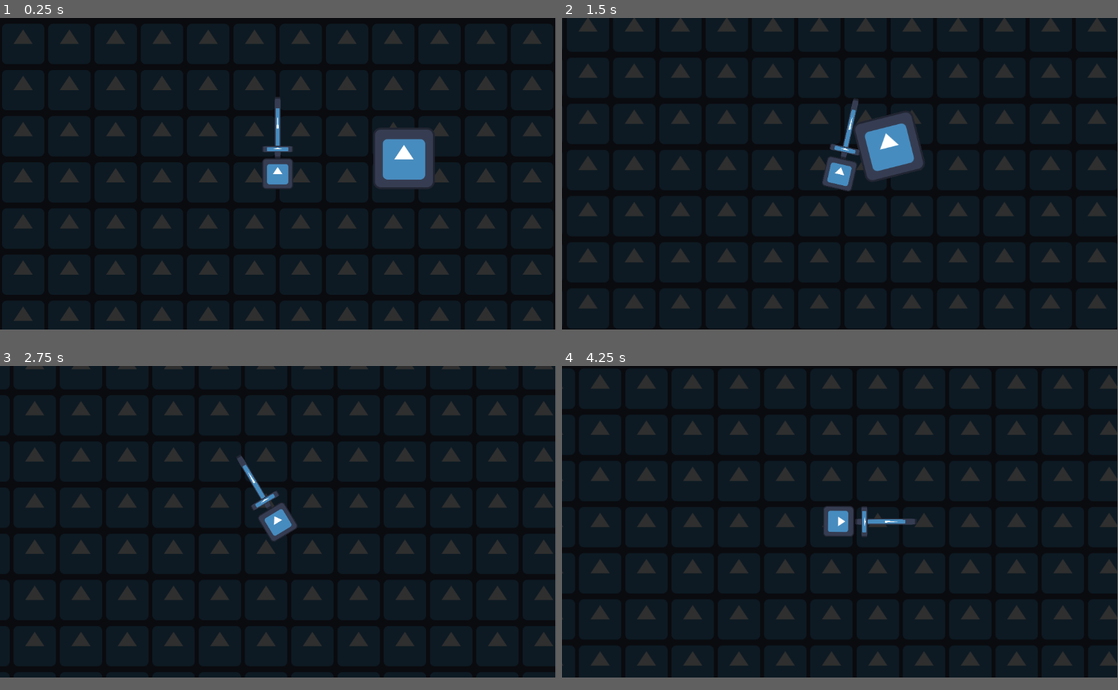
Above: before the commit, frames 1-4 (two rows, left to right).
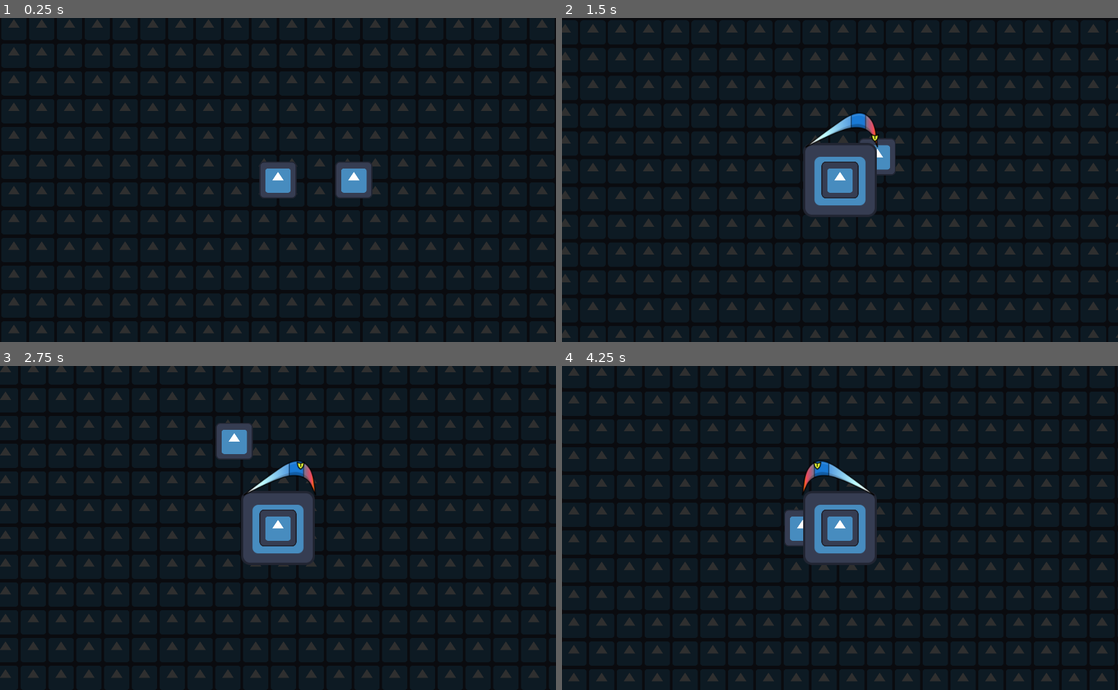
Above: after the commit, the same moments.

Repository: RockBottomGames/RocketSword
Game: Godot game, scene res://test_area.tscn
Two runs of this game, one before a commit and one after it. Both use one fixed random seed, a clock stepped at 60 frames per second and the inputs below. The engine's default icon, where the game draws it, is replaced by a stand-in: a white triangle on a blue panel in a dark square.
Inputs:
- Up to frame 1 (0.25 s): no input
- Up to frame 2 (1.5 s): tap Enter at 0.5 s; hold Right (ball_right, bound only before the commit) 0.53-1.28 s; hold Down (ball_down, bound only before the commit) from 1.28 s (still down)
- Up to frame 3 (2.75 s): release Down (ball_down, bound only before the commit) at 2.03 s; hold Right (ball_right, bound only before the commit) from 2.03 s (still down)
- Up to frame 4 (4.25 s): release Right (ball_right, bound only before the commit) at 2.78 s; hold Up (ball_up, bound only before the commit) 2.78-3.53 s; hold Left (ball_left, bound only before the commit) from 3.53 s (still down)
In our replay, the window is 799x449 before the commit and 800x467 after it. These sizes can differ from the game's own. Grey fills any space a smaller window leaves; there, only what the larger window draws over its background counts as a difference.

The runs differ from the first frame. In frame 1, 15% of the frame differs, in the area x 1-99%, y 0-98%; in frame 2, 15%, in the area x 0-100%, y 0-99%; in frame 3, 14%; in frame 4, 15%.

Commit message:
before testing updating player to rigid body

Diff:
--- /dev/null
+++ b/Objects/Characters/Player/player.gd
@@ -0,0 +1,119 @@
+extends CharacterBody2D
+
+@onready var swing_area: Area2D = %SwingArea
+@onready var swing_area_collision: CollisionShape2D = %SwingAreaCollision
+@onready var spin_meter: SpinMeter = %SpinMeter
+
+@export var run_speed = 400
+
+
+var _intended_direction: Vector2 = Vector2.ZERO
+var intended_direction: Vector2:
+	get:
+		return _intended_direction
+	set(value):
+		_intended_direction = value
+
+var _intended_spin_direction: int = 0
+var _right_spin_progress: float = 0.0
+var _left_spin_progress: float = 0.0
+
+var _spin_rate: float = 1
+var _med_spin_rate: float = _spin_rate
+var _slow_spin_rate: float = _spin_rate / 2.0
+var _spin_hill: float = 0.7 # 0.616
+
+func get_input():
+	var player_input_direction: Vector2 = Input.get_vector("player_left", "player_right", "player_up", "player_down")
+	intended_direction = player_input_direction
+
+	var player_input_swing_direction: float = Input.get_axis("swing_left", "swing_right")
+	if player_input_swing_direction <= -0.5:
+		_intended_spin_direction = -1
+	elif player_input_swing_direction >= 0.5:
+		_intended_spin_direction = 1
+	else:
+		_intended_spin_direction = 0
+
+func _reduce_right_progress(delta, rate):
+	if _right_spin_progress < 0.0:
+		_right_spin_progress = 0.0
+		return
+	if _right_spin_progress == 0.0:
+		return
+	_right_spin_progress = _compute_reduce_progress(_right_spin_progress, delta, rate)
+
+func _reduce_left_progress(delta, rate):
+	if _left_spin_progress < 0.0:
+		_left_spin_progress = 0.0
+		return
+	if _left_spin_progress == 0.0:
+		return
+	_left_spin_progress = _compute_reduce_progress(_left_spin_progress, delta, rate)
+
+func _compute_reduce_progress(progress, delta, rate) -> float:
+	return 0.0 if progress <= 0.0 else progress - (delta * rate)
+
+func _increase_right_progress(delta, rate):
+	_right_spin_progress = _compute_increase_progress(_right_spin_progress, delta, rate)
+
+func _increase_left_progress(delta, rate):
+	_left_spin_progress = _compute_increase_progress(_left_spin_progress, delta, rate)
+
+func _compute_increase_progress(progress, delta, rate) -> float:
+	return 0.0 if progress >= 1.0 else progress + (delta * rate)
+
+func handle_spin_calculations(delta):
+	if _intended_spin_direction > 0:
+		if _left_spin_progress > 0:
+			_reduce_left_progress(delta, _spin_rate)
+			return
+		_increase_right_progress(delta, _spin_rate)
+		return
+	if _intended_spin_direction < 0:
+		if _right_spin_progress > 0:
+			_reduce_right_progress(delta, _spin_rate)
+			return
+		_increase_left_progress(delta, _spin_rate)
+		return
+	if _left_spin_progress < _spin_hill:
+		_reduce_left_progress(delta, _slow_spin_rate)
+	else:
+		_increase_left_progress(delta, _med_spin_rate)
+	if _right_spin_progress < _spin_hill:
+		_reduce_right_progress(delta, _slow_spin_rate)
+	else:
+		_increase_right_progress(delta, _med_spin_rate)
+
+func _show_spin():
+	swing_area.show()
+	swing_area_collision.set_deferred("disabled", false)
+
+func _hide_spin():
+	swing_area.hide()
+	swing_area_collision.set_deferred("disabled", true)
+
+func _physics_process(delta):
+	get_input()
+	handle_spin_calculations(delta)
+	velocity = intended_direction.normalized() * run_speed
+	if _right_spin_progress > 0.0:
+		swing_area.scale.x = 1
+		spin_meter.progress_ratio = _right_spin_progress
+		_show_spin()
+	elif _left_spin_progress > 0.0:
+		swing_area.scale.x = -1
+		spin_meter.progress_ratio = _left_spin_progress
+		_show_spin()
+	else:
+		_hide_spin()
+	move_and_slide()
+
+# Called when the node enters the scene tree for the first time.
+func _ready() -> void:
+	_hide_spin()
+
+
+# Called every frame. 'delta' is the elapsed time since the previous frame.
+func _process(delta: float) -> void:
+	pass
--- /dev/null
+++ b/Objects/Characters/Player/player.tscn
@@ -0,0 +1,43 @@
+[gd_scene load_steps=6 format=3 uid="uid://c7n4uileuutv6"]
+
+[ext_resource type="Script" path="res://Objects/Characters/Player/player.gd" id="1_2hvgc"]
+[ext_resource type="Texture2D" uid="uid://bcvptmfc62vhh" path="res://icon.svg" id="1_we8j1"]
+[ext_resource type="PackedScene" uid="uid://yylkkcbvaxhb" path="res://Objects/SpinMeter/spin_meter.tscn" id="4_lfw23"]
+
+[sub_resource type="CircleShape2D" id="CircleShape2D_t57x3"]
+radius = 145.0
+
+[sub_resource type="CircleShape2D" id="CircleShape2D_kwo7t"]
+radius = 64.0
+
+[node name="Player" type="CharacterBody2D"]
+script = ExtResource("1_2hvgc")
+
+[node name="SwingArea" type="Area2D" parent="."]
+unique_name_in_owner = true
+collision_layer = 2
+collision_mask = 2
+
+[node name="Sprite2D" type="Sprite2D" parent="SwingArea"]
+scale = Vector2(2, 2)
+texture = ExtResource("1_we8j1")
+
+[node name="SwingAreaCollision" type="CollisionShape2D" parent="SwingArea"]
+unique_name_in_owner = true
+shape = SubResource("CircleShape2D_t57x3")
+disabled = true
+
+[node name="SpinMeter" parent="SwingArea" instance=ExtResource("4_lfw23")]
+unique_name_in_owner = true
+position = Vector2(1, -175)
+progress_ratio = 0.615
+
+[node name="Sprite2D" type="Sprite2D" parent="."]
+position = Vector2(0, -32)
+texture = ExtResource("1_we8j1")
+offset = Vector2(0, 32)
+
+[node name="Camera2D" type="Camera2D" parent="."]
+
+[node name="CollisionShape2D" type="CollisionShape2D" parent="."]
+shape = SubResource("CircleShape2D_kwo7t")
--- /dev/null
+++ b/Objects/SpinMeter/spin_meter.gd
@@ -0,0 +1,35 @@
+@tool
+extends Node2D
+class_name SpinMeter
+@onready var path_follow_2d: PathFollow2D = %PathFollow2D
+
+var _progress_ratio: float = 0.0
+@export var progress_ratio: float:
+	get:
+		return _progress_ratio
+	set(value):
+		_progress_ratio = value
+		_set_progress_ratio()
+
+func _set_progress_ratio() -> void:
+	if path_follow_2d != null:
+		path_follow_2d.progress_ratio = _smooth_path(_progress_ratio)
+
+
+func _smooth_path(old_path: float) -> float:
+	if old_path <= 0.0:
+		return 0.0
+	if old_path >= 1.0:
+		return 1.0
+	# Use this to skew the progress however makes sense, for now return input
+	return (3.9284 * pow(old_path - 0.5389, 3.0) + 0.616) * 0.65 + (0.35 * old_path)
+
+
+# Called when the node enters the scene tree for the first time.
+func _ready() -> void:
+	_set_progress_ratio()
+
+
+# Called every frame. 'delta' is the elapsed time since the previous frame.
+func _process(delta: float) -> void:
+	pass
--- /dev/null
+++ b/Objects/SpinMeter/spin_meter.tscn
@@ -0,0 +1,33 @@
+[gd_scene load_steps=5 format=3 uid="uid://yylkkcbvaxhb"]
+
+[ext_resource type="Texture2D" uid="uid://cj6utf1viot34" path="res://Objects/SpinMeter/Images/SpinMeterBar2.png" id="1_gvnlr"]
+[ext_resource type="Script" path="res://Objects/SpinMeter/spin_meter.gd" id="1_q8ylt"]
+[ext_resource type="Texture2D" uid="uid://c6vxw4a0gvj2i" path="res://Objects/SpinMeter/Images/SpinMeterMarker.png" id="2_csq6i"]
+
+[sub_resource type="Curve2D" id="Curve2D_8uhpa"]
+_data = {
+"points": PackedVector2Array(0, 0, 0, 0, -115, 59, 0, 0, 0, 0, -41, 9, 0, 0, 0, 0, -16, -7, 0, 0, 0, 0, 5, -21, 0, 0, 0, 0, 31, -35, 0, 0, 0, 0, 51, -42, 0, 0, 0, 0, 71, -43, 0, 0, 0, 0, 87, -37, 0, 0, 0, 0, 98, -25, 0, 0, 0, 0, 107, -11, 0, 0, 0, 0, 115, 10, 0, 0, 0, 0, 127, 59)
+}
+point_count = 12
+
+[node name="SpinMeter" type="Node2D"]
+script = ExtResource("1_q8ylt")
+
+[node name="Bar" type="Sprite2D" parent="."]
+position = Vector2(5, 1)
+texture = ExtResource("1_gvnlr")
+
+[node name="Path2D" type="Path2D" parent="."]
+curve = SubResource("Curve2D_8uhpa")
+
+[node name="PathFollow2D" type="PathFollow2D" parent="Path2D"]
+unique_name_in_owner = true
+position = Vector2(-115, 59)
+rotation = -0.594214
+rotates = false
+cubic_interp = false
+loop = false
+
+[node name="Marker" type="Sprite2D" parent="Path2D/PathFollow2D"]
+rotation = 0.593412
+texture = ExtResource("2_csq6i")
--- /dev/null
+++ b/Objects/Sword/sword.gd
@@ -0,0 +1,86 @@
+extends RigidBody2D
+class_name Sword
+
+@onready var instant_cooldown: Timer = %InstantCooldown
+@onready var sword_sprite: Sprite2D = %SwordSprite
+@onready var sheeth_sprite: Sprite2D = %SheethSprite
+@onready var sword_collision: CollisionShape2D = %SwordCollision
+
+var _is_swinging: bool = false
+var _swing_direction: Vector2 = Vector2.ZERO
+var _local_swing_direction: Vector2 = Vector2.ZERO
+var swing_speed: float = 200
+var instant_swing_speed: float = 80000
+var swing_input: float = 0.0
+var _is_full_swing_speed: bool = false
+
+func _input(event: InputEvent) -> void:
+	if !instant_cooldown.is_stopped():
+		return
+	if event.is_action_pressed("instant_swing_right"):
+		instant_cooldown.start()
+		instant_swing(-1.0)
+	if event.is_action_pressed("instant_swing_left"):
+		instant_cooldown.start()
+		instant_swing(1.0)
+	pass
+
+func get_input():
+	swing_input = Input.get_axis("swing_right", "swing_left")
+
+func _physics_process(delta):
+	var rot_speed = abs(angular_velocity)
+	print(rot_speed)
+	if !_is_full_swing_speed and rot_speed > 7.5:
+		collision_layer = 2
+		collision_mask = 2
+		sword_sprite.self_modulate = Color.ORANGE_RED
+		_is_full_swing_speed = true
+	elif _is_full_swing_speed and rot_speed <= 7.5:
+		collision_layer = 1
+		collision_mask = 1
+		sword_sprite.self_modulate = Color.WHITE
+		_is_full_swing_speed = false
+	get_input()
+	swing(swing_input)
+
+func instant_swing(direction: float):
+	# Exit early for deadzone values
+	if direction <= 0.5 and direction >= -0.5:
+		return
+	var impulse: Vector2 = Vector2(direction, 0)
+
+	var global_impulse = to_global(Vector2.ZERO) - to_global(impulse)
+	apply_central_impulse(global_impulse * swing_speed)
+
+func swing(direction: float):
+	# Exit early for deadzone values
+	var normalized_direction = Vector2.ZERO
+	if direction <= 0.5 and direction >= -0.5:
+		_is_swinging = false
+		_local_swing_direction = normalized_direction
+		return
+
+	# If swinging left
+	if direction < 0:
+		_is_swinging = true
+		normalized_direction.x = -1
+	# If swinging right
+	else:
+		_is_swinging = true
+		normalized_direction.x = 1
+	# If swinging left
+	# swing_direction = to_global(Vector2.ZERO) - to_global(normalized_direction)
+	_local_swing_direction = normalized_direction
+
+# Called when the node enters the scene tree for the first time.
+func _ready() -> void:
+	pass # Replace with function body.
+
+
+# Called every frame. 'delta' is the elapsed time since the previous frame.
+func _process(delta: float) -> void:
+	if _is_swinging:
+		_swing_direction = to_global(Vector2.ZERO) - to_global(_local_swing_direction)
+		apply_force(_swing_direction * swing_speed)
+	pass
--- /dev/null
+++ b/Objects/Sword/sword.tscn
@@ -0,0 +1,35 @@
+[gd_scene load_steps=4 format=3 uid="uid://bhmd3oi2e6g5m"]
+
+[ext_resource type="Texture2D" uid="uid://bcvptmfc62vhh" path="res://icon.svg" id="1_8c7ns"]
+[ext_resource type="Script" path="res://Objects/Sword/sword.gd" id="1_wqedf"]
+
+[sub_resource type="RectangleShape2D" id="RectangleShape2D_ybcfw"]
+size = Vector2(14, 169)
+
+[node name="Sword" type="RigidBody2D"]
+mass = 0.5
+script = ExtResource("1_wqedf")
+
+[node name="SwordSprite" type="Sprite2D" parent="."]
+unique_name_in_owner = true
+position = Vector2(0, 117)
+scale = Vector2(0.1, 1)
+texture = ExtResource("1_8c7ns")
+offset = Vector2(0, -64)
+
+[node name="SheethSprite" type="Sprite2D" parent="."]
+unique_name_in_owner = true
+position = Vector2(0, 117)
+scale = Vector2(0.5, 0.1)
+texture = ExtResource("1_8c7ns")
+offset = Vector2(0, -192)
+
+[node name="SwordCollision" type="CollisionShape2D" parent="."]
+unique_name_in_owner = true
+position = Vector2(0, 73.5)
+shape = SubResource("RectangleShape2D_ybcfw")
+
+[node name="InstantCooldown" type="Timer" parent="."]
+unique_name_in_owner = true
+wait_time = 0.5
+one_shot = true
--- a/project.godot
+++ b/project.godot
@@ -14,6 +14,14 @@
 run/main_scene="res://test_area.tscn"
 config/features=PackedStringArray("4.3", "GL Compatibility")
 config/icon="res://icon.svg"
+
+[display]
+
+window/size/viewport_width=960
+window/size/viewport_height=560
+window/stretch/mode="canvas_items"
+window/stretch/aspect="expand"
+window/stretch/scale=0.5
 
 [dotnet]
 
@@ -53,58 +61,42 @@
 , Object(InputEventKey,"resource_local_to_scene":false,"resource_name":"","device":-1,"window_id":0,"alt_pressed":false …(183 unchanged characters)…
 ]
 }
-char_up={
+player_up={
 "deadzone": 0.5,
-"events": [Object(InputEventKey,"resource_local_to_scene":fa …(140 unchanged characters)… d":false,"keycode":0,"physical_keycode":87,"key_label":0,"unicode":119,"location":0,"echo":false,"script":null)
-, Object(InputEventKey,"resource_local_to_scene":false,"reso …(131 unchanged characters)… d":false,"keycode":0,"physical_keycode":4194320,"key_label":0,"unicode":0,"location":0,"echo":false,"script":null)
+"events": [Object(InputEventKey,"resource_local_to_scene":fa …(140 unchanged characters)… d":false,"keycode":0,"physical_keycode":4194320,"key_label":0,"unicode":0,"location":0,"echo":false,"script":null)
+, Object(InputEventKey,"resource_local_to_scene":false,"reso …(131 unchanged characters)… d":false,"keycode":0,"physical_keycode":87,"key_label":0,"unicode":119,"location":0,"echo":false,"script":null)
 ]
 }
-char_down={
+player_down={
 "deadzone": 0.5,
-"events": [Object(InputEventKey,"resource_local_to_scene":fa …(140 unchanged characters)… d":false,"keycode":0,"physical_keycode":83,"key_label":0,"unicode":115,"location":0,"echo":false,"script":null)
-, Object(InputEventKey,"resource_local_to_scene":false,"reso …(131 unchanged characters)… d":false,"keycode":0,"physical_keycode":4194322,"key_label":0,"unicode":0,"location":0,"echo":false,"script":null)
+"events": [Object(InputEventKey,"resource_local_to_scene":fa …(140 unchanged characters)… d":false,"keycode":0,"physical_keycode":4194322,"key_label":0,"unicode":0,"location":0,"echo":false,"script":null)
+, Object(InputEventKey,"resource_local_to_scene":false,"reso …(131 unchanged characters)… d":false,"keycode":0,"physical_keycode":83,"key_label":0,"unicode":115,"location":0,"echo":false,"script":null)
 ]
 }
-char_left={
+player_left={
 "deadzone": 0.5,
-"events": [Object(InputEventKey,"resource_local_to_scene":fa …(140 unchanged characters)… d":false,"keycode":0,"physical_keycode":65,"key_label":0,"unicode":97,"location":0,"echo":false,"script":null)
+"events": [Object(InputEventKey,"resource_local_to_scene":fa …(140 unchanged characters)… d":false,"keycode":0,"physical_keycode":4194319,"key_label":0,"unicode":0,"location":0,"echo":false,"script":null)
+, Object(InputEventKey,"resource_local_to_scene":false,"resource_name":"","device":-1,"window_id":0,"alt_pressed":false,"shift_pressed":false,"ctrl_pressed":false,"meta_pressed":false,"pressed":false,"keycode":0,"physical_keycode":65,"key_label":0,"unicode":97,"location":0,"echo":false,"script":null)
+]
+}
+player_right={
+"deadzone": 0.5,
+"events": [Object(InputEventKey,"resource_local_to_scene":false,"resource_name":"","device":-1,"window_id":0,"alt_pressed":false,"shift_pressed":false,"ctrl_pressed":false,"meta_pressed":false,"pressed":false,"keycode":0,"physical_keycode":4194321,"key_label":0,"unicode":0,"location":0,"echo":false,"script":null)
+, Object(InputEventKey,"resource_local_to_scene":false,"resource_name":"","device":-1,"window_id":0,"alt_pressed":false,"shift_pressed":false,"ctrl_pressed":false,"meta_pressed":false,"pressed":false,"keycode":0,"physical_keycode":68,"key_label":0,"unicode":100,"location":0,"echo":false,"script":null)
+]
+}
+swing_left={
+"deadzone": 0.5,
+"events": [Object(InputEventKey,"resource_local_to_scene":false,"resource_name":"","device":-1,"window_id":0,"alt_pressed":false,"shift_pressed":false,"ctrl_pressed":false,"meta_pressed":false,"pressed":false,"keycode":0,"physical_keycode":81,"key_label":0,"unicode":113,"location":0,"echo":false,"script":null)
+, Object(InputEventMouseButton,"resource_local_to_scene":false,"resource_name":"","device":-1,"window_id":0,"alt_pressed":false,"shift_pressed":false,"ctrl_pressed":false,"meta_pressed":false,"button_mask":1,"position":Vector2(179, 10),"global_position":Vector2(188, 56),"factor":1.0,"button_index":1,"canceled":false,"pressed":true,"double_click":false,"script":null)
 , Object(InputEventKey,"resource_local_to_scene":false,"resource_name":"","device":-1,"window_id":0,"alt_pressed":false …(186 unchanged characters)…
 ]
 }
-char_right={
-"deadzone": 0.5,
-"events": [Object(InputEventKey,"resource_local_to_scene":false,"resource_name":"","device":-1,"window_id":0,"alt_pressed":false,"shift_pressed":false,"ctrl_pressed":false,"meta_pressed":false,"pressed":false,"keycode":0,"physical_keycode":68,"key_label":0,"unicode":100,"location":0,"echo":false,"script":null)
-, Object(InputEventKey,"resource_local_to_scene":false,"resource_name":"","device":-1,"window_id":0,"alt_pressed":false,"shift_pressed":false,"ctrl_pressed":false,"meta_pressed":false,"pressed":false,"keycode":0,"physical_keycode":4194321,"key_label":0,"unicode":0,"location":0,"echo":false,"script":null)
-]
-}
-ball_up={
-"deadzone": 0.5,
-"events": [Object(InputEventKey,"resource_local_to_scene":false,"resource_name":"","device":-1,"window_id":0,"alt_pressed":false,"shift_pressed":false,"ctrl_pressed":false,"meta_pressed":false,"pressed":false,"keycode":0,"physical_keycode":4194320,"key_label":0,"unicode":0,"location":0,"echo":false,"script":null)
-]
-}
-ball_down={
-"deadzone": 0.5,
-"events": [Object(InputEventKey,"resource_local_to_scene":false,"resource_name":"","device":-1,"window_id":0,"alt_pressed":false,"shift_pressed":false,"ctrl_pressed":false,"meta_pressed":false,"pressed":false,"keycode":0,"physical_keycode":4194322,"key_label":0,"unicode":0,"location":0,"echo":false,"script":null)
-]
-}
-ball_left={
-"deadzone": 0.5,
-"events": [Object(InputEventKey,"resource_local_to_scene":false,"resource_name":"","device":-1,"window_id":0,"alt_pressed":false,"shift_pressed":false,"ctrl_pressed":false,"meta_pressed":false,"pressed":false,"keycode":0,"physical_keycode":4194319,"key_label":0,"unicode":0,"location":0,"echo":false,"script":null)
-]
-}
-ball_right={
-"deadzone": 0.5,
-"events": [Object(InputEventKey,"resource_local_to_scene":false,"resource_name":"","device":-1,"window_id":0,"alt_pressed":false,"shift_pressed":false,"ctrl_pressed":false,"meta_pressed":false,"pressed":false,"keycode":0,"physical_keycode":4194321,"key_label":0,"unicode":0,"location":0,"echo":false,"script":null)
-]
-}
-char_rotate_left={
-"deadzone": 0.5,
-"events": [Object(InputEventKey,"resource_local_to_scene":false,"resource_name":"","device":-1,"window_id":0,"alt_pressed":false,"shift_pressed":false,"ctrl_pressed":false,"meta_pressed":false,"pressed":false,"keycode":0,"physical_keycode":81,"key_label":0,"unicode":113,"location":0,"echo":false,"script":null)
-]
-}
-char_rotate_right={
+swing_right={
 "deadzone": 0.5,
 "events": [Object(InputEventKey,"resource_local_to_scene":false,"resource_name":"","device":-1,"window_id":0,"alt_press …(192 unchanged characters)…
+, Object(InputEventMouseButton,"resource_local_to_scene":false,"resource_name":"","device":-1,"window_id":0,"alt_pressed":false,"shift_pressed":false,"ctrl_pressed":false,"meta_pressed":false,"button_mask":2,"position":Vector2(49, 24),"global_position":Vector2(58, 70),"factor":1.0,"button_index":2,"canceled":false,"pressed":true,"double_click":false,"script":null)
+, Object(InputEventKey,"resource_local_to_scene":false,"resource_name":"","device":-1,"window_id":0,"alt_pressed":false,"shift_pressed":false,"ctrl_pressed":false,"meta_pressed":false,"pressed":false,"keycode":0,"physical_keycode":4194321,"key_label":0,"unicode":0,"location":0,"echo":false,"script":null)
 ]
 }
 
@@ -114,5 +106,8 @@
 
 [rendering]
 
+textures/canvas_textures/default_texture_filter=2
 renderer/rendering_method="gl_compatibility"
 renderer/rendering_method.mobile="gl_compatibility"
+textures/default_filters/anisotropic_filtering_level=4
+anti_aliasing/quality/screen_space_aa=1
--- a/test_area.tscn
+++ b/test_area.tscn
@@ -1,7 +1,7 @@
 [gd_scene load_steps=8 format=4 uid="uid://51bm1u20f2pg"]
 
 [ext_resource type="Texture2D" uid="uid://bcvptmfc62vhh" path="res://icon.svg" id="1_vwq2e"]
-[ext_resource type="PackedScene" uid="uid://bl24hadripjca" path="res://offset_weight_spinner.tscn" id="2_4d0c8"]
+[ext_resource type="PackedScene" uid="uid://c7n4uileuutv6" path="res://Objects/Characters/Player/player.tscn" id="2_tpn3c"]
 
 [sub_resource type="TileSetAtlasSource" id="TileSetAtlasSource_x03xw"]
 texture = ExtResource("1_vwq2e")
@@ -97,4 +97,4 @@
 position = Vector2(-0.5, 0)
 shape = SubResource("RectangleShape2D_r0f4l")
 
-[node name="OffsetWeightSpinner" parent="." instance=ExtResource("2_4d0c8")]
+[node name="Player" parent="." instance=ExtResource("2_tpn3c")]
Binary file added: Objects/SpinMeter/Images/SpinMeterBar.png
Not shown, added: Objects/SpinMeter/Images/SpinMeterBar.png.import
Binary file added: Objects/SpinMeter/Images/SpinMeterBar2.png
Not shown, added: Objects/SpinMeter/Images/SpinMeterBar2.png.import
Binary file added: Objects/SpinMeter/Images/SpinMeterMarker.png
Not shown, added: Objects/SpinMeter/Images/SpinMeterMarker.png.import
